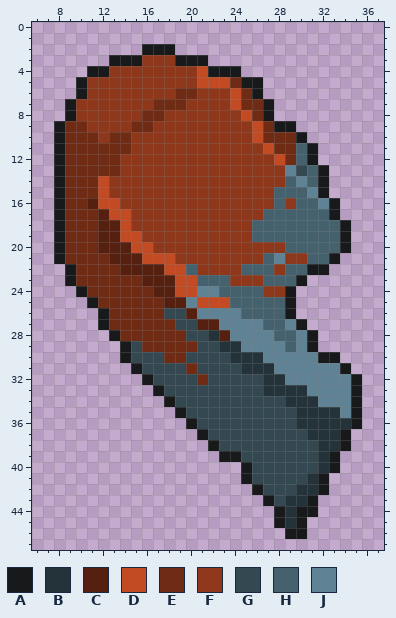
Pixel-art sprite, stored at Art/items/Hearth_Stone_UI_desc.png. The picture above was drawn from the file before the commit.
The file is 48x48 pixels. Shown: x 6..37, y 0..47.
Palette (. is transparent): A #17191a  B #243339  C #562010  D #c24b24  E #702b14  F #8e371a  G #344852  H #46616e  J #5f8394
After the commit:
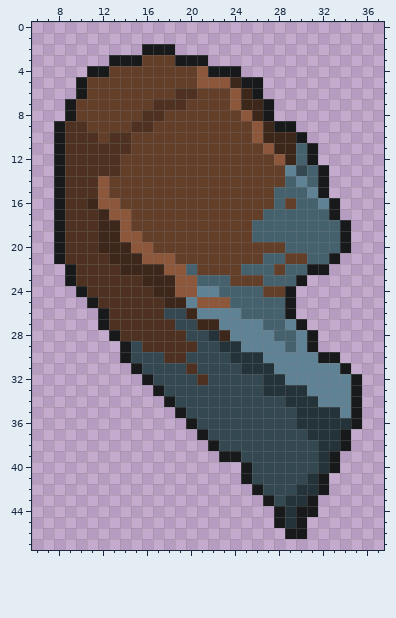
Changes in this commit:
{"colour":"C","old":"#562010","new":"#3d261a"}
{"colour":"D","old":"#c24b24","new":"#8c573b"}
{"colour":"E","old":"#702b14","new":"#4f3121"}
{"colour":"F","old":"#8e371a","new":"#633e29"}
{"y":5,"x":24,"old":"E","new":"C"}
{"y":6,"x":25,"old":"E","new":"C"}
{"y":7,"x":25,"old":"EE","new":"CC"}
{"y":8,"x":26,"old":"E","new":"C"}
{"y":9,"x":27,"old":"E","new":"C"}
{"y":10,"x":27,"old":"EEE","new":"CCC"}
{"y":11,"x":28,"old":"EE","new":"CC"}
{"y":12,"x":29,"old":"E","new":"C"}
{"y":21,"x":28,"old":"J","new":"H"}
